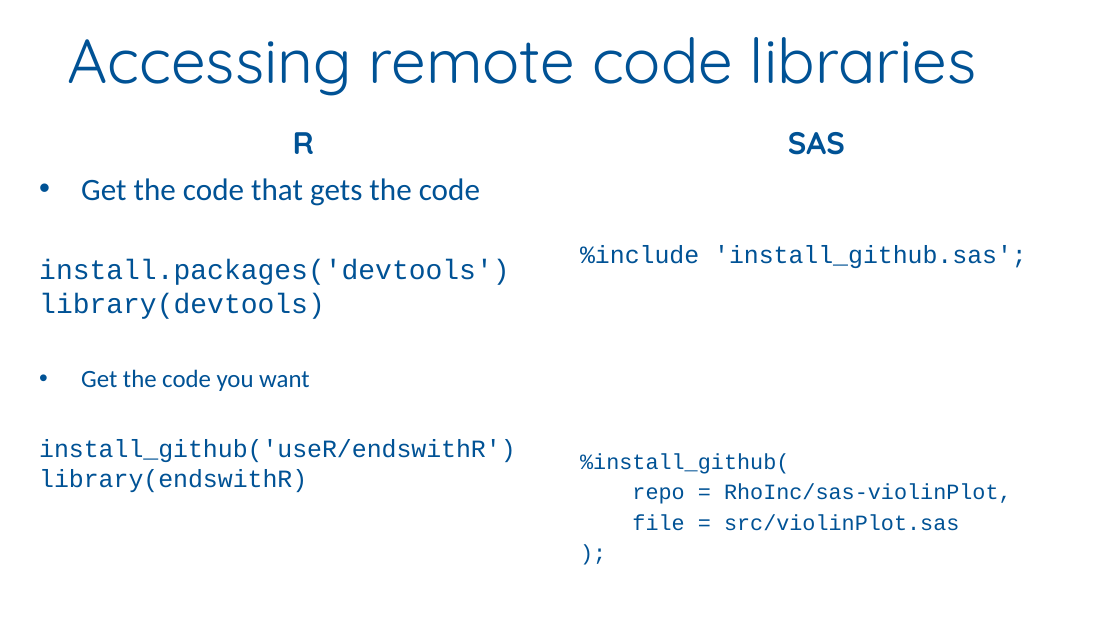
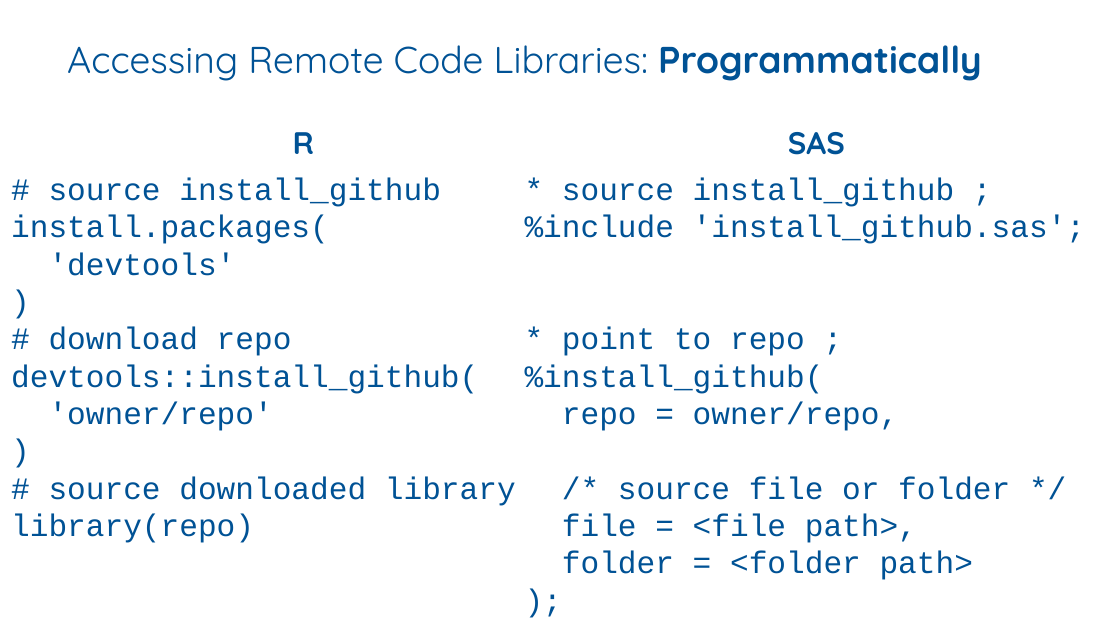
Before and after one commit to RhoInc/sas-install-github, a slide deck: slide 8 of docs/CT06.pptx (slide 7 before the commit). Drawn at 1120x630 pixels with LibreOffice and Linux fonts; fonts in the diff are those of the drawing; background and template pictures are left out. Boxes give left, top, right and bottom in pixels: in the first picture for what was removed or moved away, otherwise in the second. Text is boxed around its words. In the diff, an @@ line names an element or a change of style, - is before the commit and + after.

```diff
--- a/docs/CT06.pptx
+++ b/docs/CT06.pptx
@@ title at (67, 45, 982, 81): text changed; size 40 to 24 pt @@
-Accessing remote code libraries
+Accessing Remote Code Libraries: Programmatically
@@ text at (11, 178, 516, 543): text changed; size 16 to 20 pt @@
-• Get the code that gets the code
-install.packages('devtools')
-library(devtools)
-• Get the code you want
-install_github('useR/endswithR')
-library(endswithR)
+# source install_github
+install.packages(
+'devtools'
+)
+# download repo
+devtools::install_github(
+'owner/repo'
+)
+# source downloaded library
+library(repo)
@@ text at (525, 178, 1085, 580): text changed; size 14 to 20 pt @@
-%include 'install_github.sas';
-%install_github(
-repo = RhoInc/sas-violinPlot,
-file = src/violinPlot.sas
-);
+* source install_github ;
+%include 'install_github.sas';
+* point to repo ;
+%install_github(
+repo = owner/repo,
+/* source file or folder */
+file = <file path>,
+folder = <folder path>
+);
```
Also in this commit, not shown: 5 other slides changed, 4 slides added, 2 slides removed.
